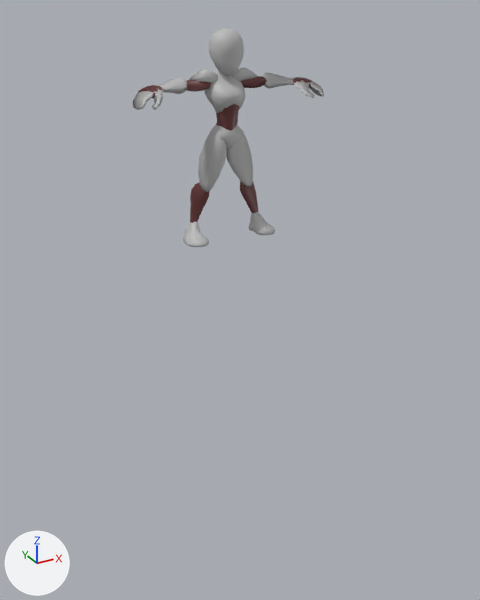
The FBX model Assets/Animation/CharacterAnimations/HorsemanDeath_Animation_Attack.fbx: old version first, new version second.
Rendered twice from a 50 mm lens placed at (-2.71, -5.2, 1.91), pointed at (-0.61, -1.37, 0.0). The axes (+X, +Y, +Z) are drawn at lower left. The lights are the same throughout. Where no turn or scale is listed for an object, it has been applied to the vertices.

The first picture shows 'base_mesh'.
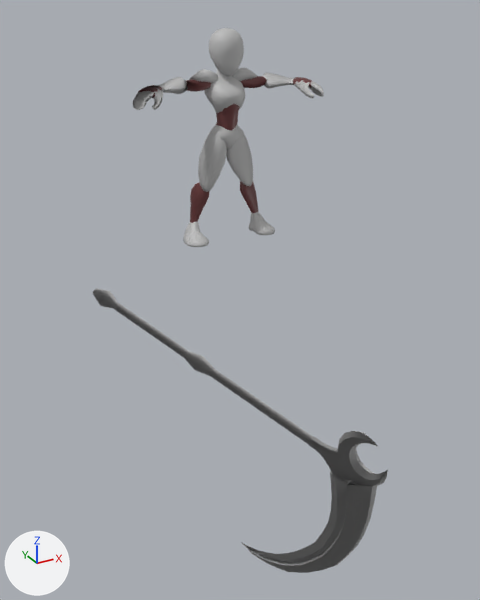
What differs and where, as boxes [x1, y1, x2, y2] in the pictures (480 x 600 px):
```json
{"object": "Anim_Animation_RigWeapon_2__1_:Scythe", "change": "added", "after": [93, 288, 388, 573]}
```

Scene script edits in JSON lines:
```json
{"op": "add", "block": "mat_anim_animation_rigweapon_2__1__mat_scythe", "code": ["mat_anim_animation_rigweapon_2__1__mat_scythe = principled_material('Anim_Animation_RigWeapon_2__1_:Mat_Scythe')", "mat_anim_animation_rigweapon_2__1__mat_scythe.base_color = (0.5, 0.5, 0.5)  # grey #bcbcbc"]}
{"block": "me_mesh", "where": "me_mesh.from_pydata(...)  # 3090 vertices, 6088 faces; spans x -0.88..0.88, y -0.25..0.13, z -0.01..1.77"}
{"block": "me_mesh", "where": "# used by ob_base_mesh; location = (0.0, 0.0, 0.0)"}
{"block": "me_mesh", "change": "me_mesh part 1: its shading normals changed"}
{"op": "add", "block": "me_mesh_001", "code": ["me_mesh_001 = bpy.data.meshes.new('Mesh.001')", "me_mesh_001.from_pydata(...)  # 371 vertices, 721 faces; spans x -0.8..0.14, y -2.89..-0.79, z -2.79..-1.13", "me_mesh_001.materials.append(mat_anim_animation_rigweapon_2__1__mat_scythe)  # grey #bcbcbc"]}
{"op": "add", "block": "ob_anim_animation_rigweapon_2__1__scythe", "code": ["ob_anim_animation_rigweapon_2__1__scythe = bpy.data.objects.new('Anim_Animation_RigWeapon_2__1_:Scythe', me_mesh_001)", "ob_anim_animation_rigweapon_2__1__scythe.location = (-0.755, -0.148, 1.252)"]}
```
